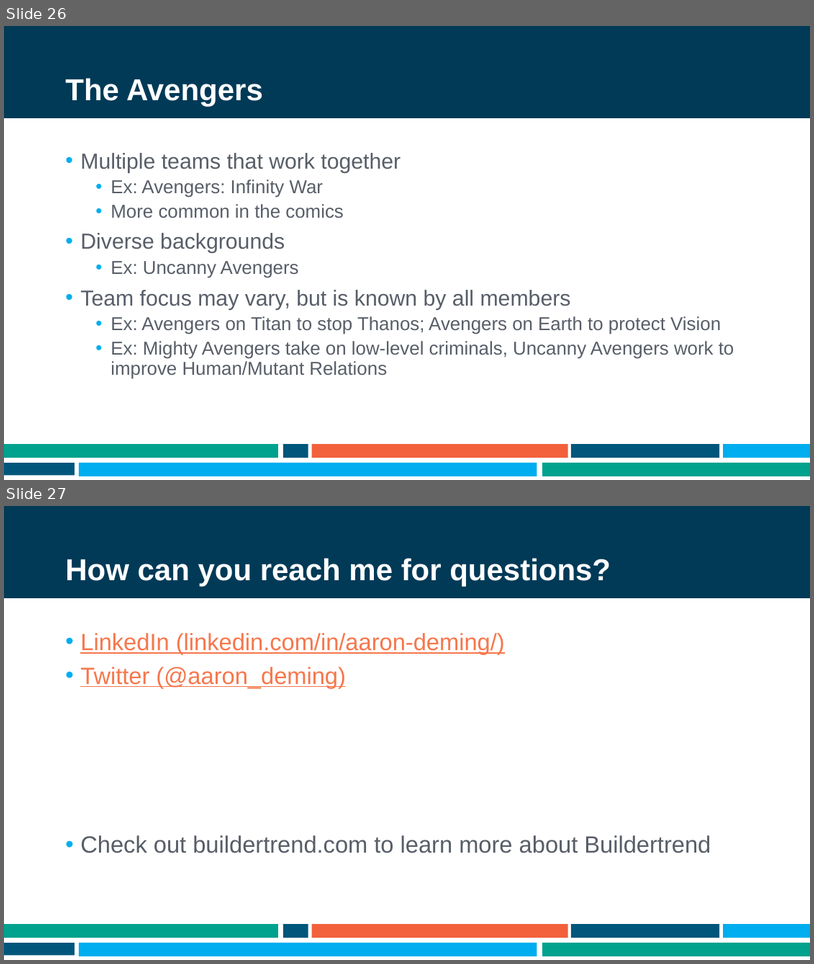
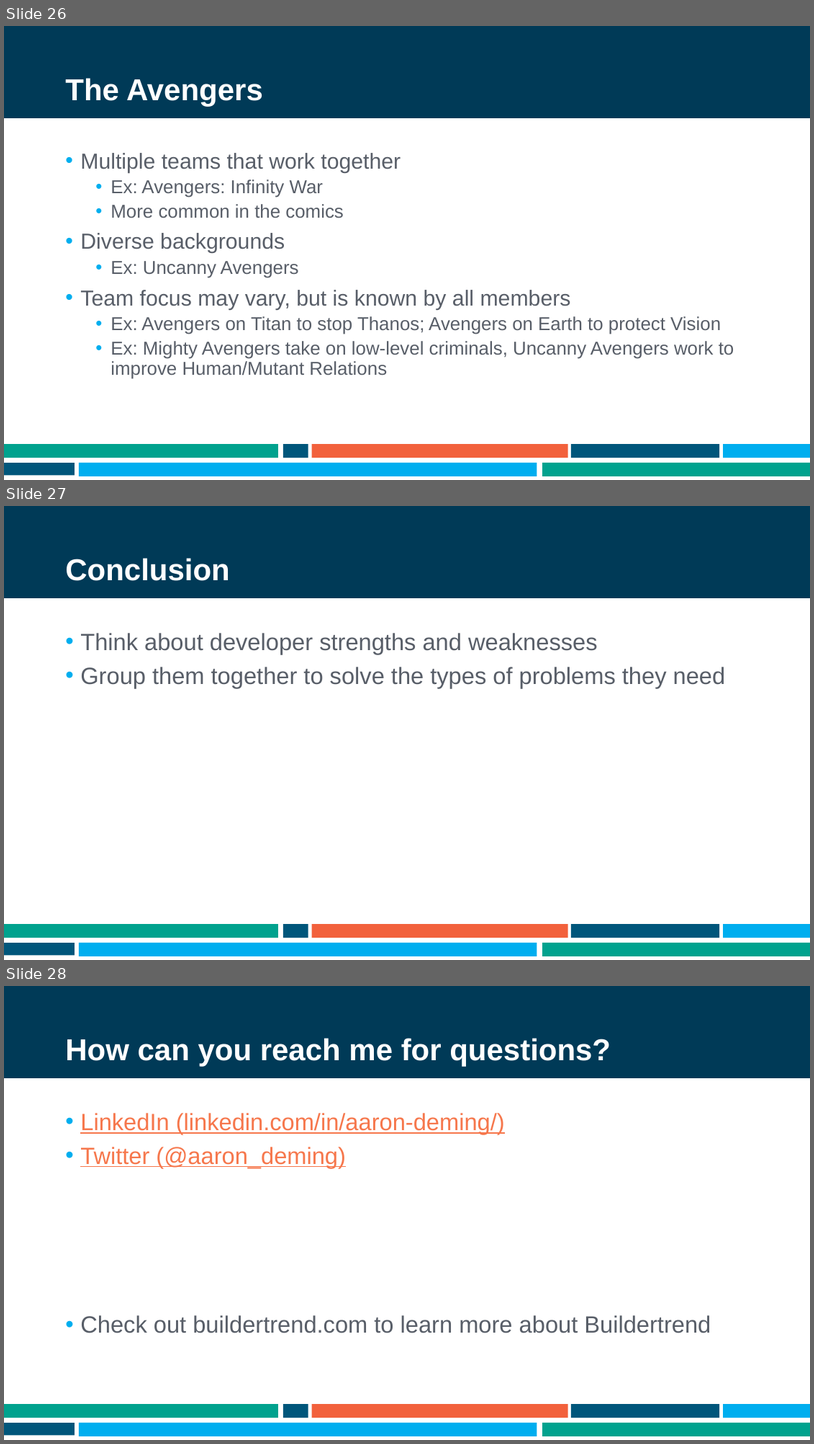
Before and after one commit to ademing/nebraska-code-2021, a slide deck: Presentation.pptx. Shown one above the other, each under a label of ours: slides 26 and 27 before the commit, slides 26, 27 and 28 after it. The pictures are 814x964 and 814x1444 pixels, drawn with LibreOffice and Linux fonts; fonts in the diff are those of the drawing; background and template pictures are left out. Boxes give left, top, right and bottom in pixels: in the first picture for what was removed or moved away, otherwise in the second. Text is boxed around its words. In the diff, an @@ line names an element or a change of style, - is before the commit and + after.

Commit message:
Adding incomplete conclusion slide.

```diff
--- a/Presentation.pptx
+++ b/Presentation.pptx
@@ slide 27 added at [4, 506, 810, 960], background #FFFFFF; not listed: 9 template elements that a slide beside it also shows @@
@@ title added at [65, 558, 229, 581], 36 pt, text #FFFFFF, bold @@
+Conclusion
@@ text added at [80, 633, 726, 688], 28 pt, text #585E68 @@
+• Think about developer strengths and weaknesses
+• Group them together to solve the types of problems they need
@@ what was slide 27 is now slide 28 @@
```
Also in this commit, not shown: 3 slides changed.
